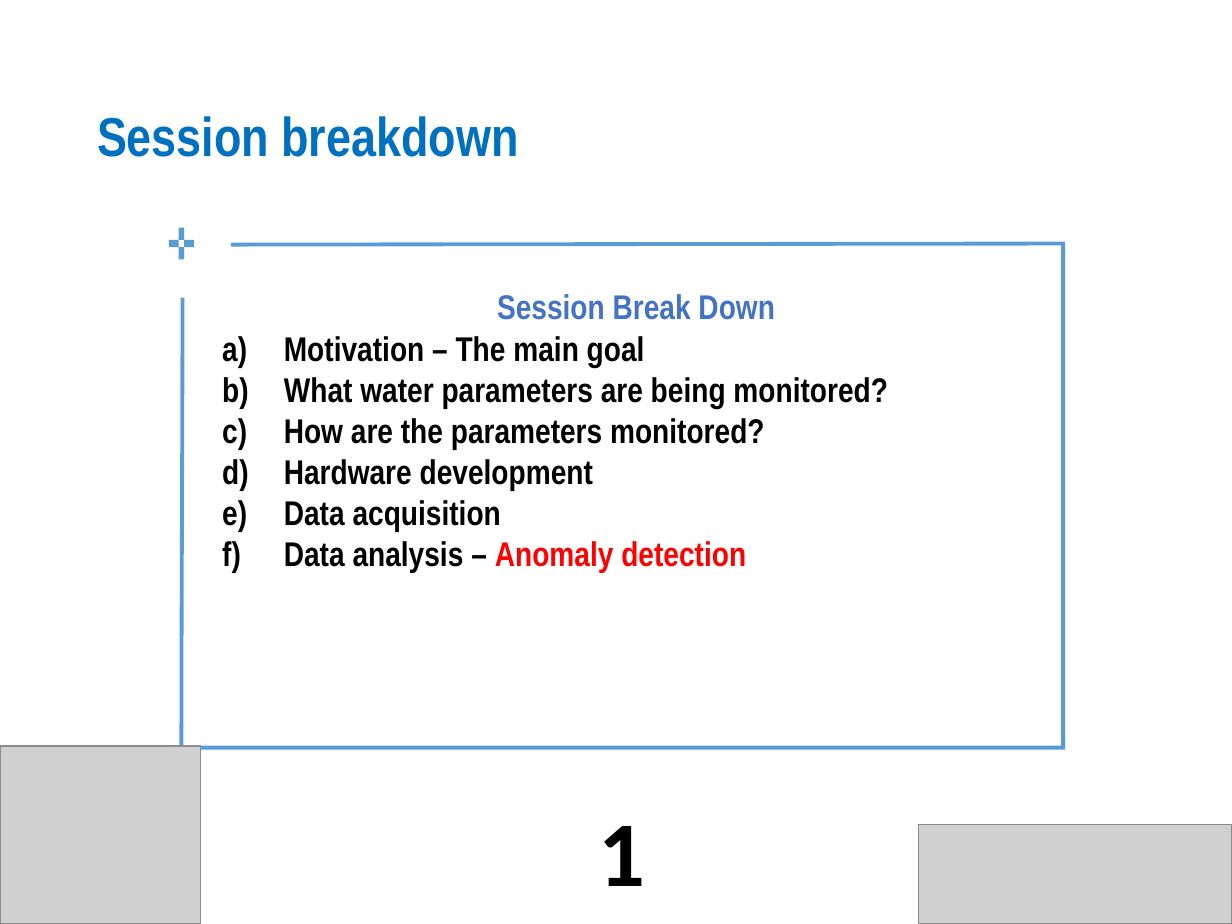
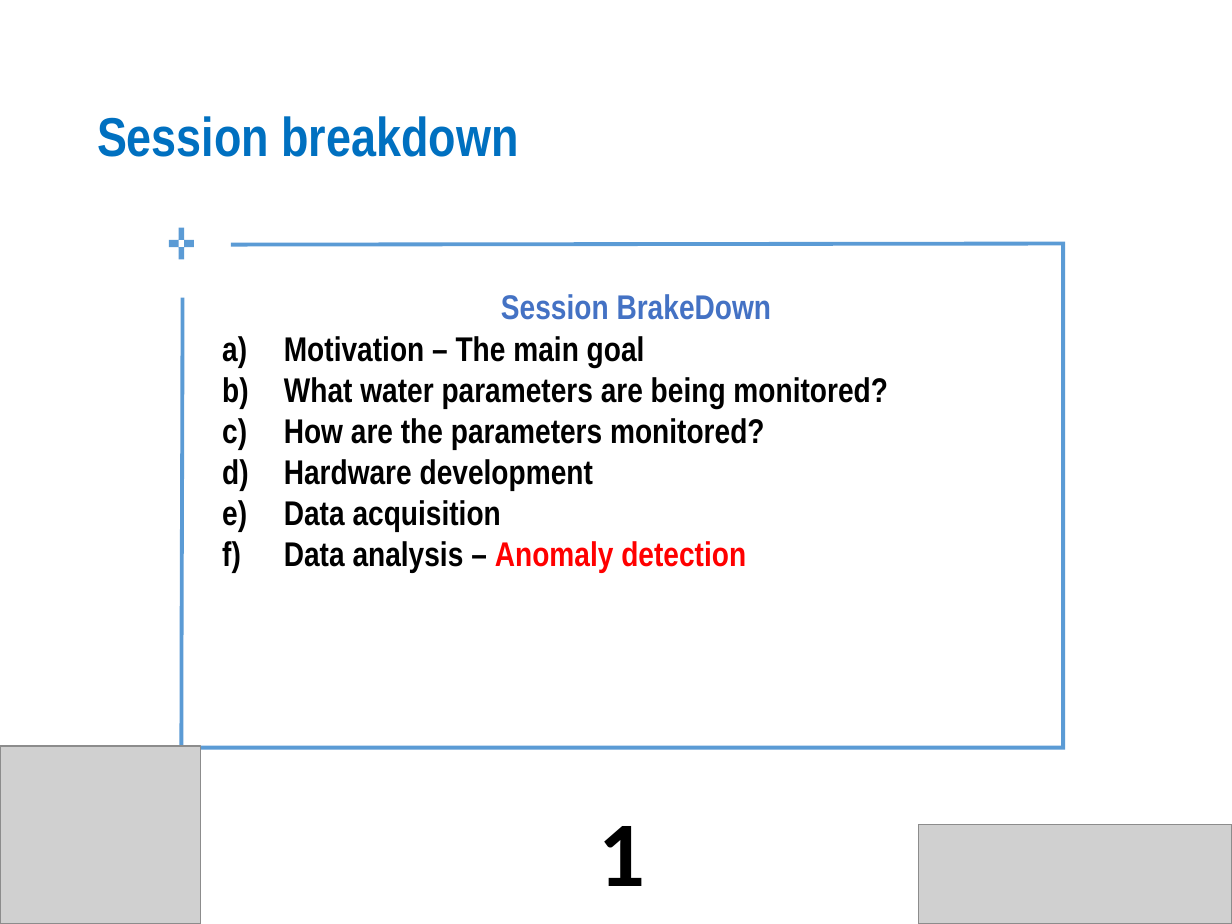
Before and after one commit to DeKUT-DSAIL/dsa2021, a slide deck: slide 2 of anomaly-detection/slides_dsa2021/Environmental Data Acquisition and Processing - DSA2021.pptx. Drawn at 1232x924 pixels with LibreOffice and Linux fonts; fonts in the diff are those of the drawing; grey boxes stand for pictures. Boxes give left, top, right and bottom in pixels: in the first picture for what was removed or moved away, otherwise in the second. Text is boxed around its words. In the diff, an @@ line names an element or a change of style, - is before the commit and + after.

```diff
--- a/anomaly-detection/slides_dsa2021/Environmental Data Acquisition and Processing - DSA2021.pptx
+++ b/anomaly-detection/slides_dsa2021/Environmental Data Acquisition and Processing - DSA2021.pptx
@@ text at [501, 294, 772, 320]: text changed @@
-Session Break Down
+Session BrakeDown
```
Also in this commit, not shown: 2 slides added, 3 other files.
